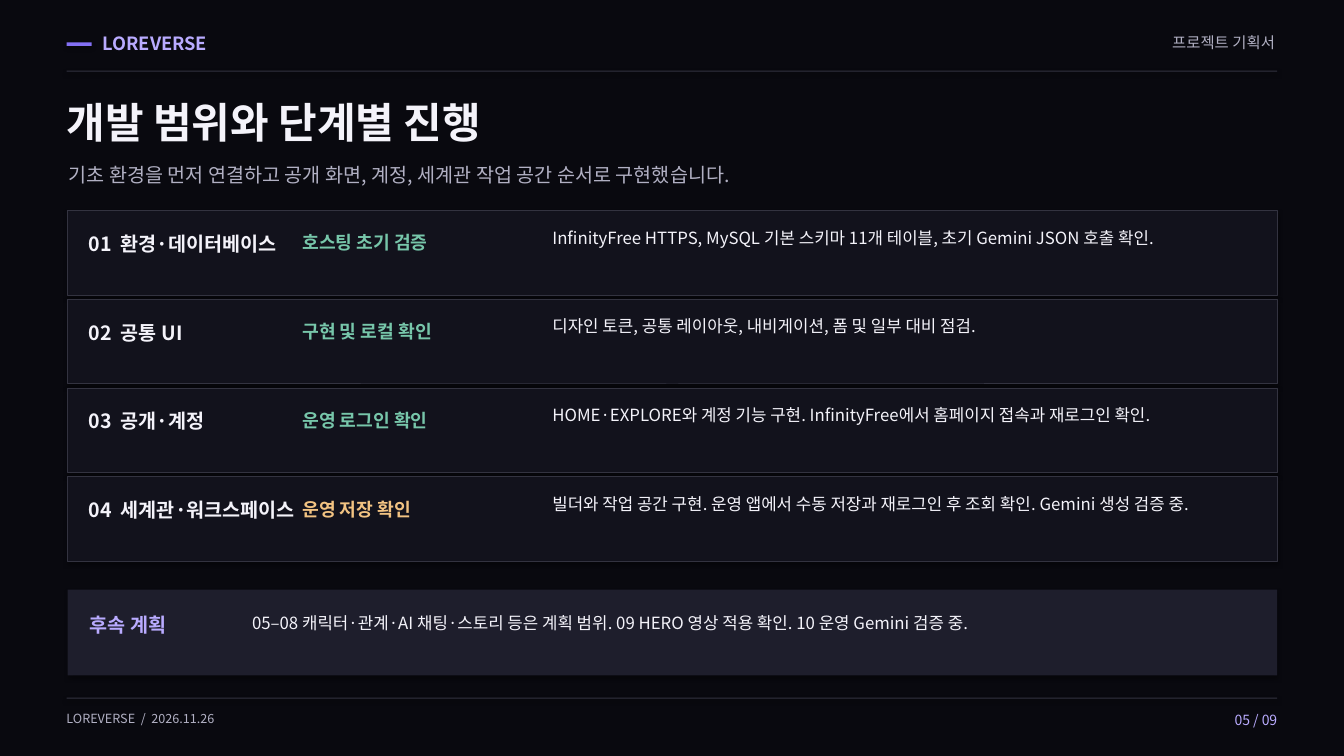
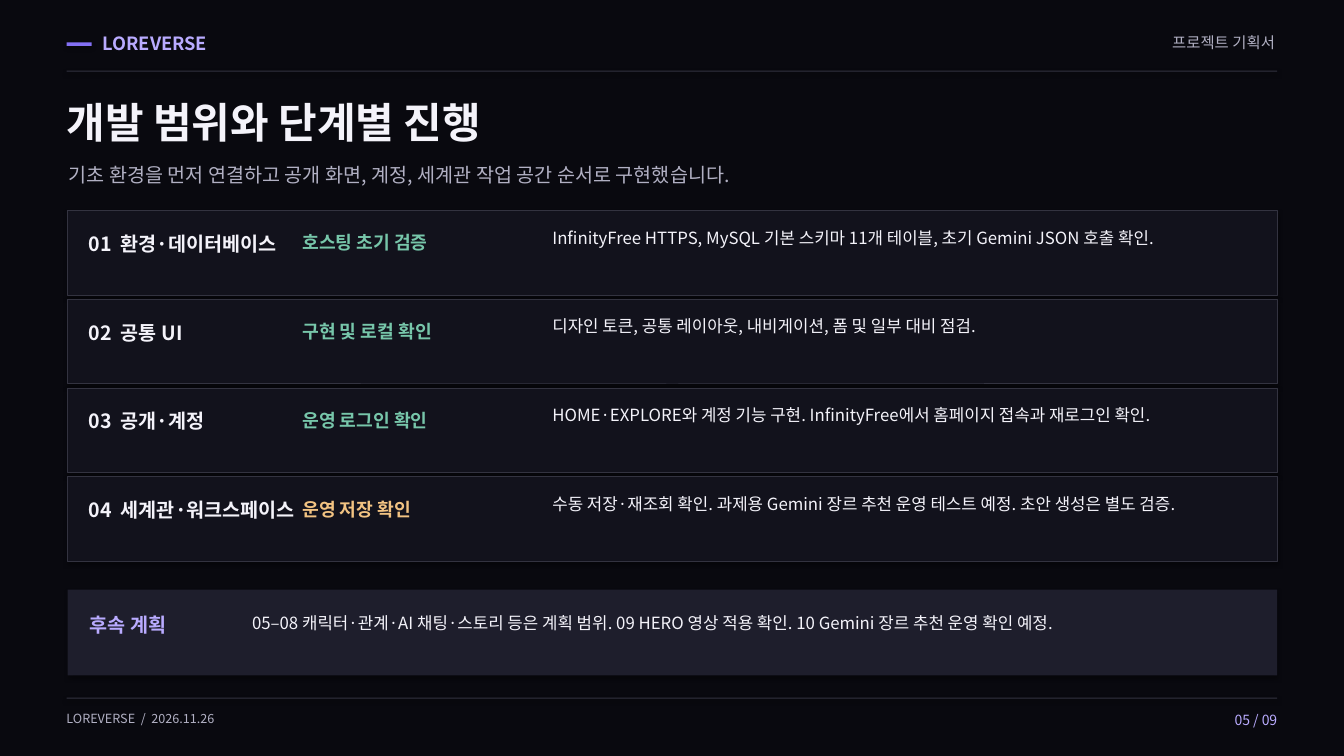
Before and after one commit to 05SUA/-, a slide deck: slide 5 of LOREVERSE/submission/LOREVERSE-project-plan.pptx. Drawn at 1344x756 pixels with LibreOffice and Linux fonts; fonts in the diff are those of the drawing. Boxes give left, top, right and bottom in pixels: in the first picture for what was removed or moved away, otherwise in the second. Text is boxed around its words. In the diff, an @@ line names an element or a change of style, - is before the commit and + after.

```diff
--- a/LOREVERSE/submission/LOREVERSE-project-plan.pptx
+++ b/LOREVERSE/submission/LOREVERSE-project-plan.pptx
@@ text at (552,496,1175,512): text changed @@
-빌더와 작업 공간 구현. 운영 앱에서 수동 저장과 재로그인 후 조회 확인. Gemini 생성 검증 중.
+수동 저장·재조회 확인. 과제용 Gemini 장르 추천 운영 테스트 예정. 초안 생성은 별도 검증.
@@ text at (252,615,1053,631): text changed @@
-05–08 캐릭터·관계·AI 채팅·스토리 등은 계획 범위. 09 HERO 영상 적용 확인. 10 운영 Gemini 검증 중.
+05–08 캐릭터·관계·AI 채팅·스토리 등은 계획 범위. 09 HERO 영상 적용 확인. 10 Gemini 장르 추천 운영 확인 예정.
```
Also in this commit, not shown: 4 other slides changed, 10 other files.
